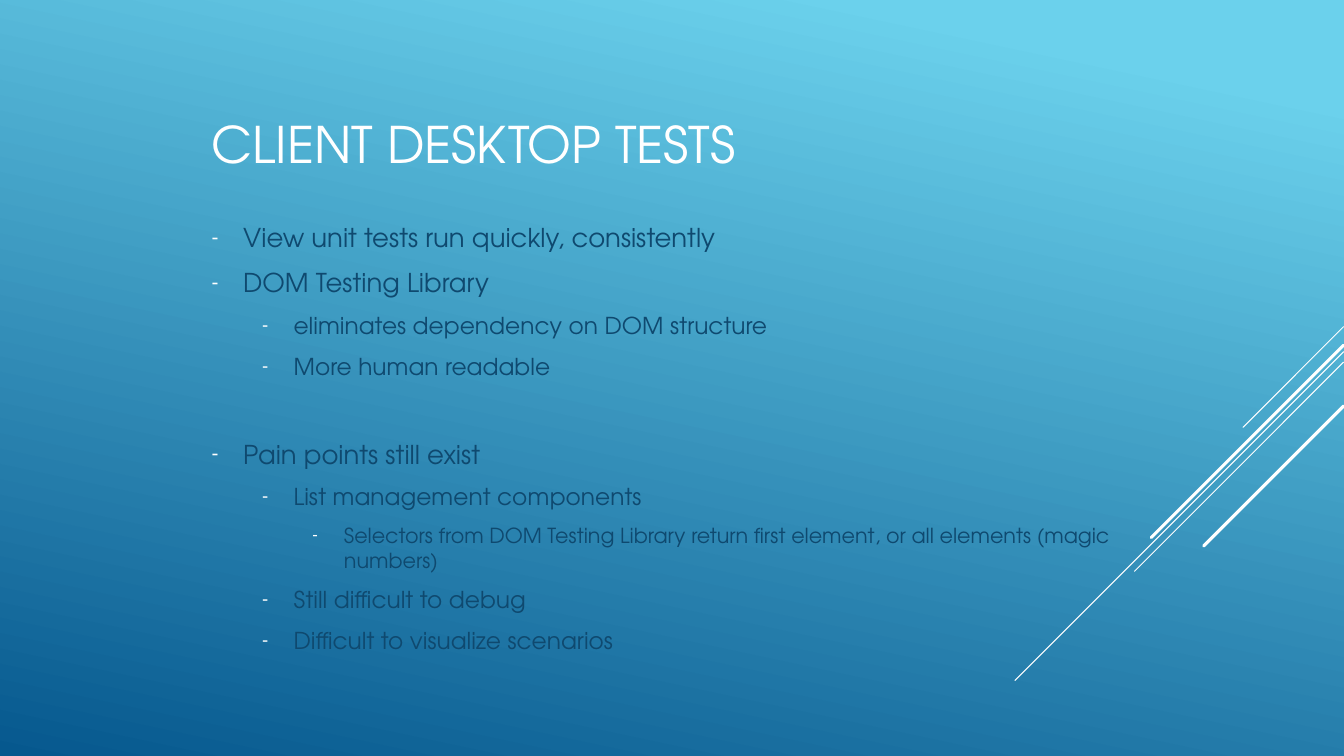
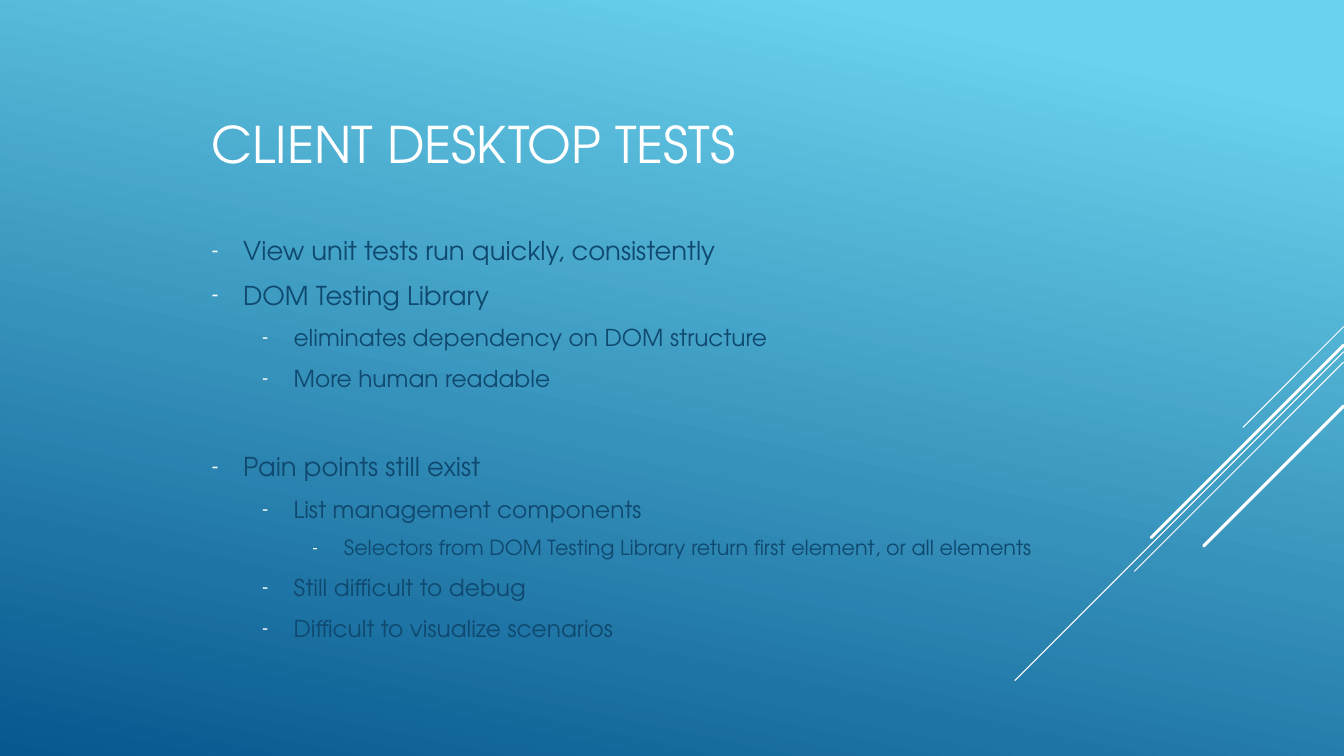
Before and after one commit to jamesleja907/taiko-example, a slide deck: slide 4 of TAIKO.pptm. Drawn at 1344x756 pixels with LibreOffice and Linux fonts; fonts in the diff are those of the drawing. Boxes give left, top, right and bottom in pixels: in the first picture for what was removed or moved away, otherwise in the second. Text is boxed around its words. In the diff, an @@ line names an element or a change of style, - is before the commit and + after.

Commit message:
Final commit of PPT

```diff
--- a/TAIKO.pptm
+++ b/TAIKO.pptm
@@ text at bbox=[344, 540, 1031, 559]: text changed @@
-    – Selectors from DOM Testing Library return first element, or all elements (magic numbers)
+    – Selectors from DOM Testing Library return first element, or all elements
```
